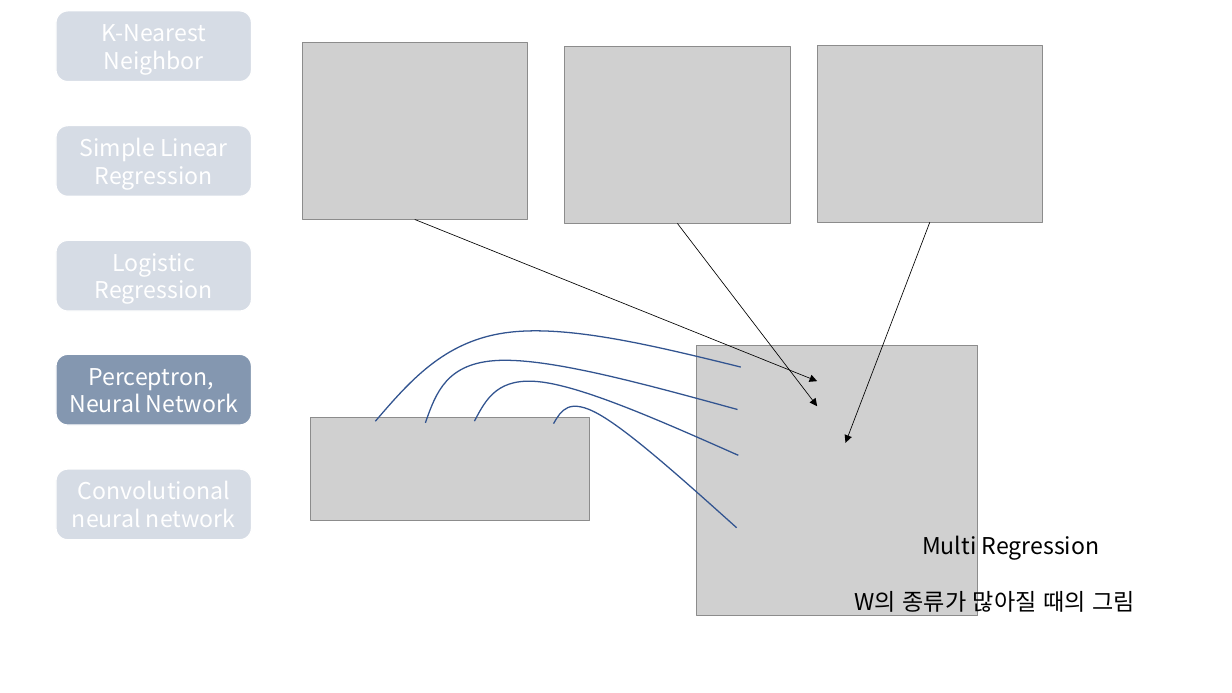
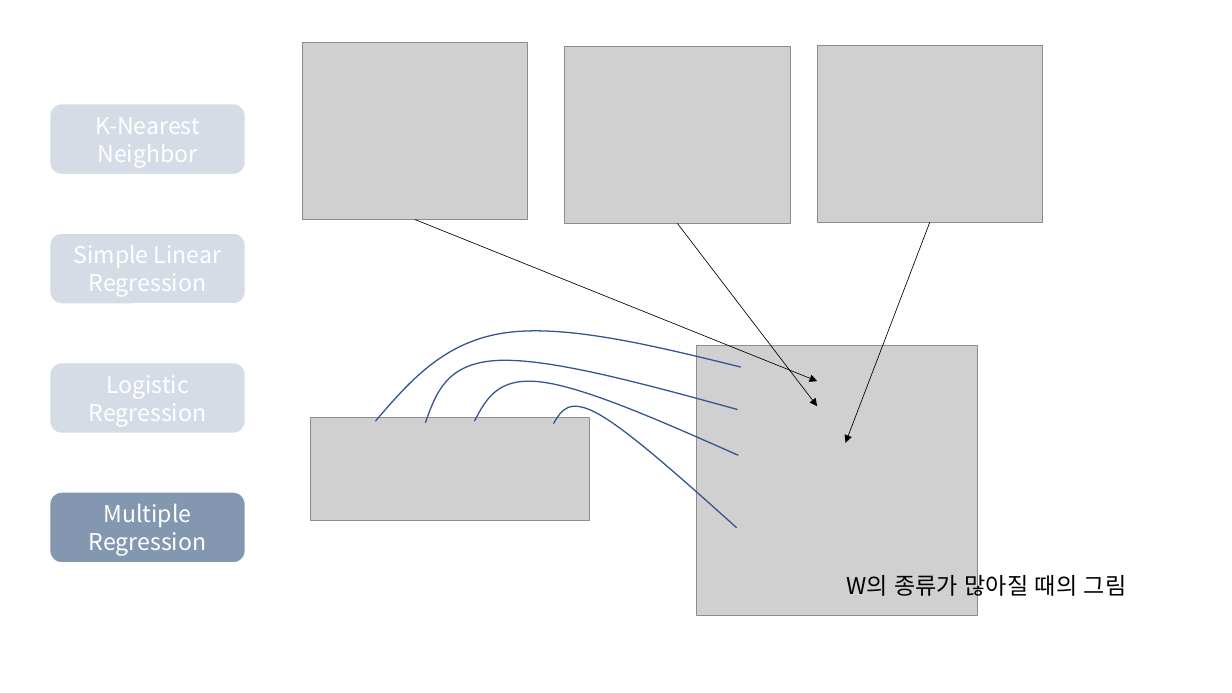
Before and after one commit to Linejin/ai_study, a slide deck: slide 17 of planning/AI seminar.pptx. Drawn at 1232x693 pixels with LibreOffice and Linux fonts; fonts in the diff are those of the drawing; grey boxes stand for pictures. Boxes give left, top, right and bottom in pixels: in the first picture for what was removed or moved away, otherwise in the second. Text is boxed around its words. In the diff, an @@ line names an element or a change of style, - is before the commit and + after.

```diff
--- a/planning/AI seminar.pptx
+++ b/planning/AI seminar.pptx
@@ rounded rectangle "K-Nearest Neighbor": place and size @@
-rounded rectangle "K-Nearest Neighbor" at box(56, 11, 252, 82)
+rounded rectangle "K-Nearest Neighbor" at box(50, 104, 246, 175)
@@ rounded rectangle "Simple Linear Regression": place and size @@
-rounded rectangle "Simple Linear Regression" at box(56, 126, 252, 197)
+rounded rectangle "Simple Linear Regression" at box(50, 233, 246, 304)
@@ rounded rectangle removed at box(56, 354, 252, 425) @@
-Perceptron,
-Neural Network
@@ rounded rectangle "Logistic Regression": place and size @@
-rounded rectangle "Logistic Regression" at box(56, 240, 252, 311)
+rounded rectangle "Logistic Regression" at box(50, 362, 246, 433)
@@ rounded rectangle removed at box(56, 470, 252, 541) @@
-Convolutional
-neural network
@@ rounded rectangle added at box(50, 493, 246, 564), fill #8497B0, outline #FFFFFF 1 pt, 18 pt, text #FFFFFF @@
+Multiple
+Regression
@@ text at box(922, 535, 1100, 560): paragraph removed @@
-Multi Regression
@@ text "W의 종류가 많아질 때의 그림": place and size @@
-text "W의 종류가 많아질 때의 그림" at box(855, 535, 1135, 615)
+text "W의 종류가 많아질 때의 그림" at box(846, 570, 1127, 599)
```
Also in this commit, not shown: 14 other slides changed, 11 slides added, 6 slides removed.
